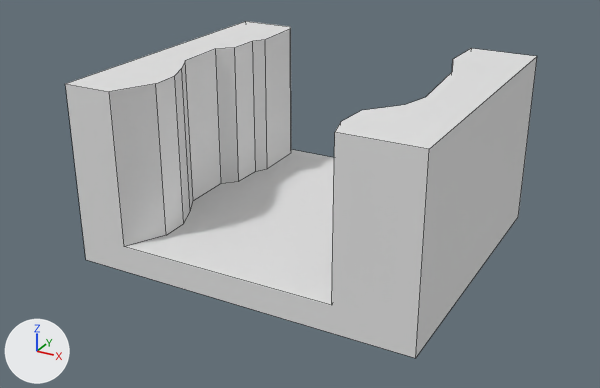
The FBX model Assets/Blender/Rocks/canal.fbx, before and after one commit.
The view is the same before and after, from a 50 mm camera at (30.1, -57.2, 30.2) aimed at (-0.5, -1.5, 2.3). The lights are fixed; the arrows at lower left show +X, +Y and +Z. The older version comes first. Mesh edges are drawn as thin lines. Where no turn or scale is listed for an object, it has been applied to the vertices.

Objects in the first picture: 'Canal'.
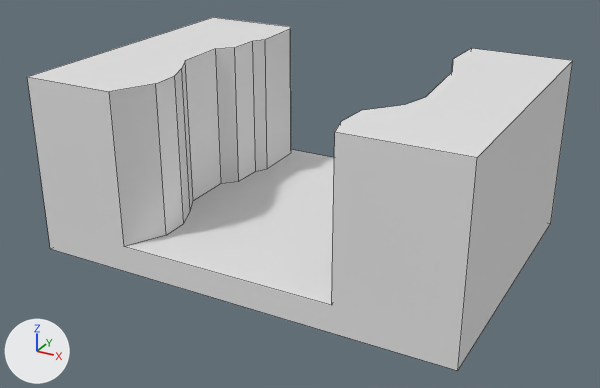
Boxes [x1, y1, x2, y2] around the edits, measured in the pictures (600 x 388 px):
'Canal', reshaped (16% wider)
    before: [66, 21, 537, 358]
    after: [27, 17, 573, 371]

What changed in the scene script:
```text
Change me_cube_001:
    used by ob_canal; location = (0.0, 0.0, 0.0)
    before: 15 (-14.4, -12.7, -2.2) at pixel (85, 259), 16 (-14.4, -12.7, 12.7) at pixel (65, 83), 17 (-14.4, 12.7, -2.2), 18 (-14.4, 12.7, 12.7) at pixel (245, 21), 19 (14.4, -12.7, -2.2) at pixel (415, 358)
    before: 20 (14.4, -12.7, 12.7) at pixel (429, 149), 21 (14.4, 12.7, -2.2) at pixel (518, 216), 22 (14.4, 12.7, 12.7) at pixel (537, 56)
    remove me_cube_001.from_pydata(...)  # 46 vertices, 25 faces; spans x -14.4..14.4, y -12.7..12.7, z -2.2..12.7
    add me_cube_001.from_pydata(...)  # 46 vertices, 25 faces; spans x -18.4..17.4, y -12.7..12.7, z -2.2..12.7
    me_cube_001 part 1
    add for i in [*range(15, 19)]: me_cube_001.vertices[i].co += Vector((-3.9, 0.0, 0.0))
    add for i in [*range(19, 23)]: me_cube_001.vertices[i].co += Vector((2.9, 0.0, 0.0))
```
